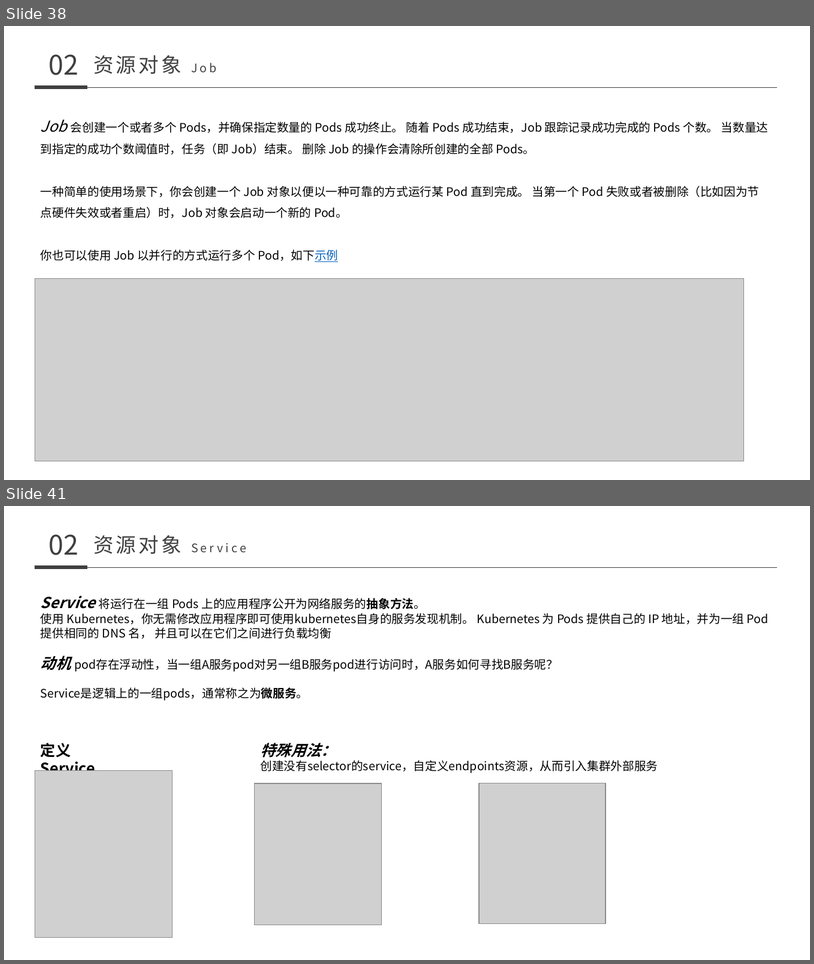
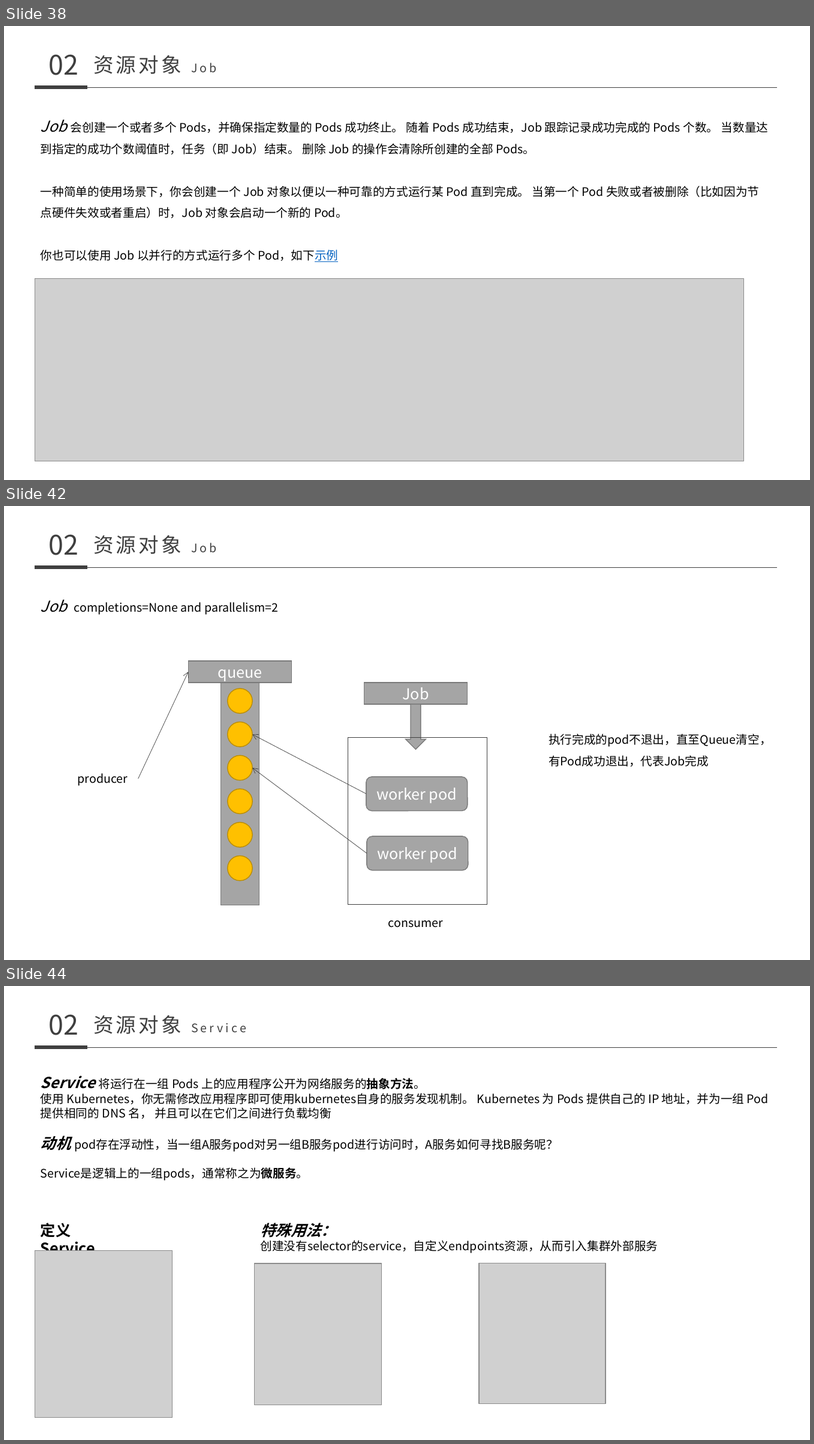
Before and after one commit to nutionMedivn/Kubernetes-training-camp, a slide deck: 基础/008-011 kubernetes.pptx. Shown one above the other, each under a label of ours: slides 38 and 41 before the commit, slides 38, 42 and 44 after it; the slides between them are not shown. The pictures are 814x964 and 814x1444 pixels, drawn with LibreOffice and Linux fonts; fonts in the diff are those of the drawing; grey boxes stand for pictures. Boxes give left, top, right and bottom in pixels: in the first picture for what was removed or moved away, otherwise in the second. Text is boxed around its words. In the diff, an @@ line names an element or a change of style, - is before the commit and + after.

```diff
--- a/基础/008-011 kubernetes.pptx
+++ b/基础/008-011 kubernetes.pptx
@@ slide 42 added at (x1=4, y1=506, x2=810, y2=960), background #FFFFFF @@
@@ text added at (x1=49, y1=534, x2=79, y2=555), 32 pt, text #3F3F3F @@
+02
@@ text added at (x1=93, y1=535, x2=182, y2=554), 24 pt, text #3F3F3F @@
+资源对象 Job
@@ line added from (35, 567) to (87, 567), #3F3F3F 4.5 pt @@
@@ line added from (87, 567) to (778, 567), #3F3F3F 0.5 pt @@
@@ text added at (x1=41, y1=600, x2=278, y2=615), 14 pt, text #000000 @@
+Job completions=None and parallelism=2
@@ rectangle added at (x1=189, y1=661, x2=292, y2=682), fill #A5A5A5, outline #7A7A7A 1 pt, 18 pt, text #FFFFFF @@
+queue
@@ arrow added from (138, 779) to (189, 672), #3F3F3F 0.5 pt @@
@@ rectangle added at (x1=221, y1=682, x2=259, y2=904), fill #A5A5A5, outline #7A7A7A 1 pt @@
@@ rectangle added at (x1=365, y1=682, x2=468, y2=705), fill #A5A5A5, outline #7A7A7A 1 pt, 18 pt, text #FFFFFF @@
+Job
@@ ellipse added at (x1=228, y1=688, x2=252, y2=713), fill #FFC000, outline #BD8E00 1 pt @@
@@ down arrow added at (x1=405, y1=704, x2=426, y2=749), fill #A5A5A5, outline #7A7A7A 1 pt @@
@@ ellipse added at (x1=228, y1=722, x2=252, y2=747), fill #FFC000, outline #BD8E00 1 pt @@
@@ arrow added from (366, 793) to (252, 734), #3F3F3F 0.5 pt @@
@@ rectangle added at (x1=348, y1=738, x2=488, y2=904), outline #3F3F3F 1 pt @@
@@ text added at (x1=549, y1=733, x2=772, y2=766), 14 pt, text #000000 @@
+执行完成的pod不退出，直至Queue清空，有Pod成功退出，代表Job完成
@@ ellipse added at (x1=228, y1=755, x2=252, y2=780), fill #FFC000, outline #BD8E00 1 pt @@
@@ text added at (x1=78, y1=773, x2=128, y2=786), 14 pt, text #000000 @@
+producer
@@ arrow added from (367, 853) to (252, 768), #3F3F3F 0.5 pt @@
@@ ellipse added at (x1=228, y1=789, x2=252, y2=813), fill #FFC000, outline #BD8E00 1 pt @@
@@ rounded rectangle added at (x1=366, y1=777, x2=468, y2=810), fill #A5A5A5, outline #7A7A7A 1 pt, 18 pt, text #FFFFFF @@
+worker pod
@@ ellipse added at (x1=228, y1=822, x2=252, y2=847), fill #FFC000, outline #BD8E00 1 pt @@
@@ rounded rectangle added at (x1=367, y1=837, x2=468, y2=870), fill #A5A5A5, outline #7A7A7A 1 pt, 18 pt, text #FFFFFF @@
+worker pod
@@ ellipse added at (x1=228, y1=856, x2=252, y2=880), fill #FFC000, outline #BD8E00 1 pt @@
@@ text added at (x1=389, y1=920, x2=443, y2=927), 14 pt, text #000000 @@
+consumer
@@ what was slide 41 is now slide 44 @@
```
Also in this commit, not shown: 3 slides changed, 6 other slides added, 5 slides removed.
